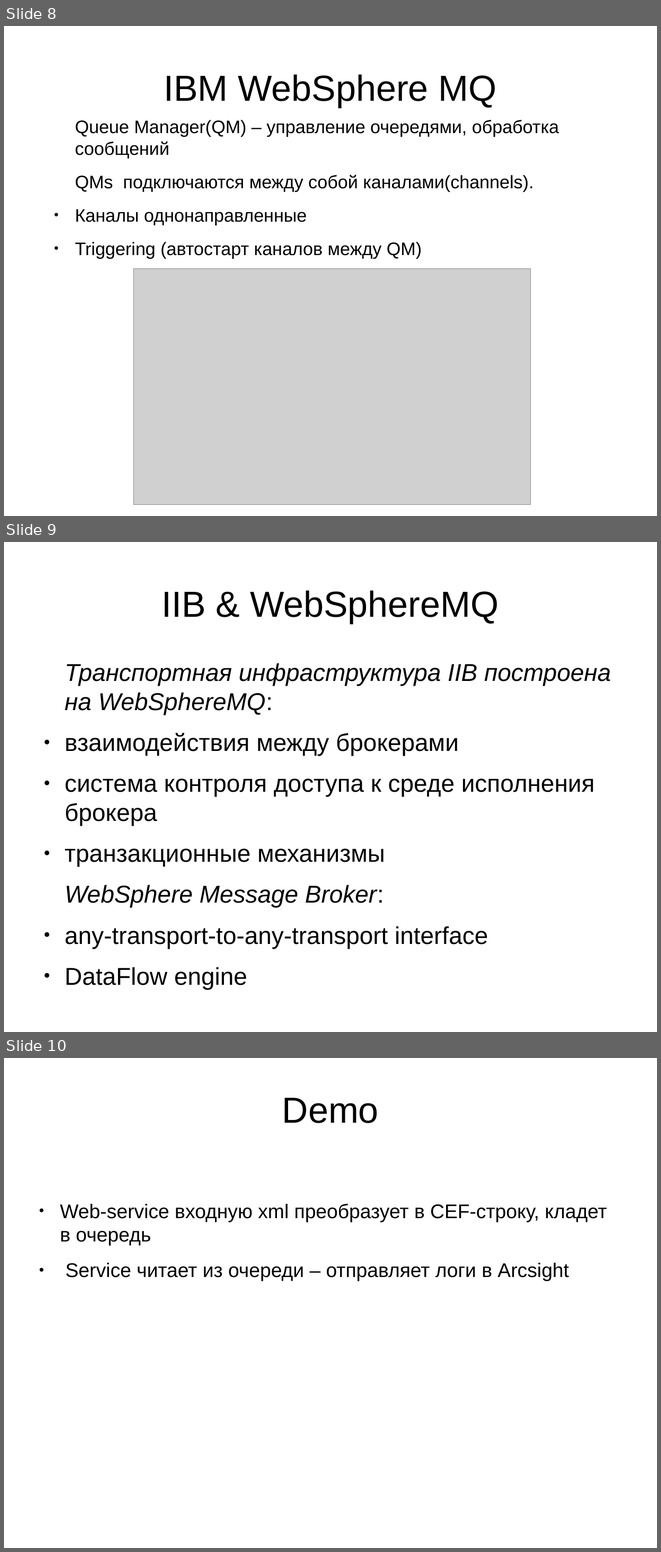
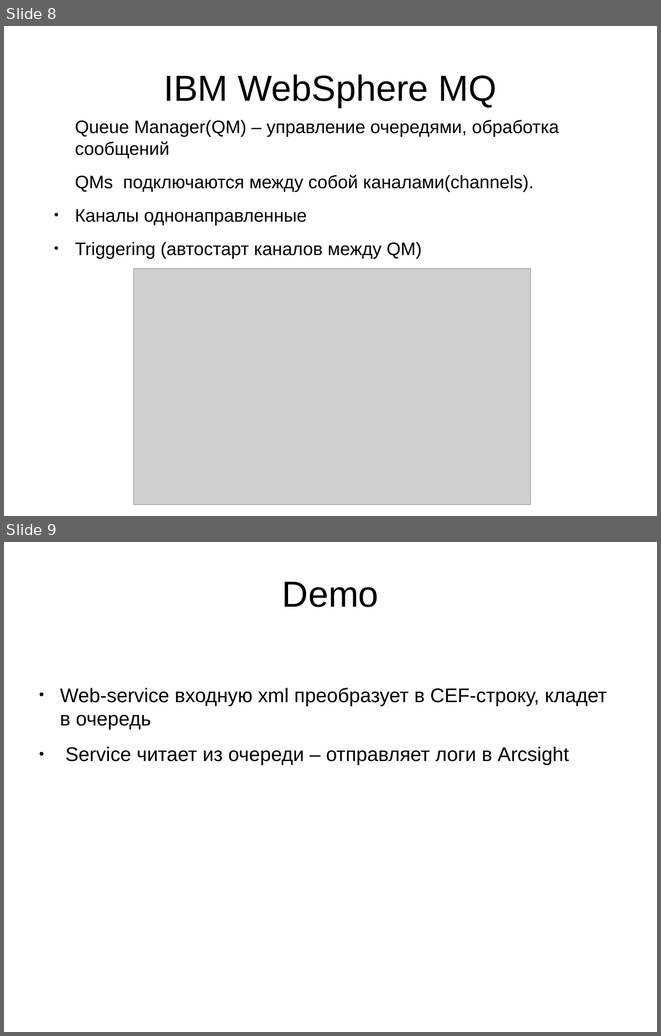
Before and after one commit to demonh1/wb, a slide deck: doc/iib_pr_for_eq.odp. Shown one above the other, each under a label of ours: slides 8, 9 and 10 before the commit, slides 8 and 9 after it. The pictures are 661x1552 and 661x1036 pixels, drawn with LibreOffice and Linux fonts; fonts in the diff are those of the drawing; grey boxes stand for pictures. Boxes give left, top, right and bottom in pixels: in the first picture for what was removed or moved away, otherwise in the second. Text is boxed around its words. In the diff, an @@ line names an element or a change of style, - is before the commit and + after.

Commit message:
remove slide

```diff
--- a/doc/iib_pr_for_eq.odp
+++ b/doc/iib_pr_for_eq.odp
@@ slide 9 removed at (x1=4, y1=542, x2=657, y2=1032), background #FFFFFF @@
@@ title removed at (x1=161, y1=590, x2=498, y2=623) @@
-IIB & WebSphereMQ
@@ text removed at (x1=64, y1=663, x2=611, y2=949) @@
-Транспортная инфраструктура IIB построена на WebSphereMQ:
-● взаимодействия между брокерами
-● система контроля доступа к среде исполнения брокера
-● транзакционные механизмы
-WebSphere Message Broker:
-● any-transport-to-any-transport interface
-● DataFlow engine
@@ what was slide 10 is now slide 9 @@
```
